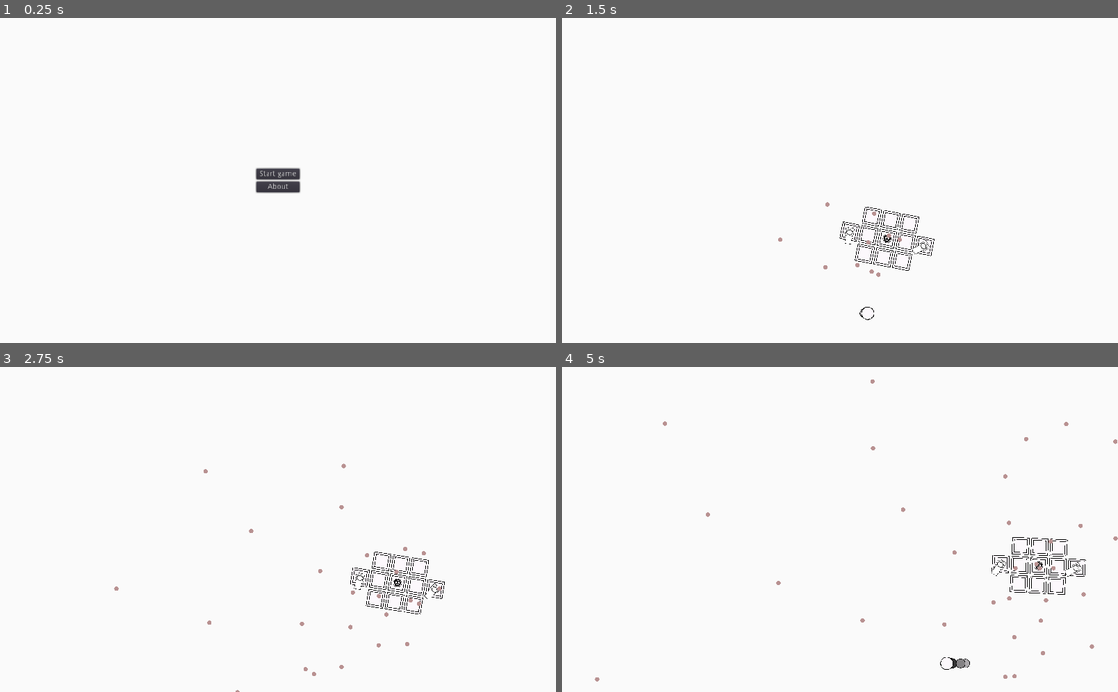
Above: before the commit, frames 1-4 (two rows, left to right).
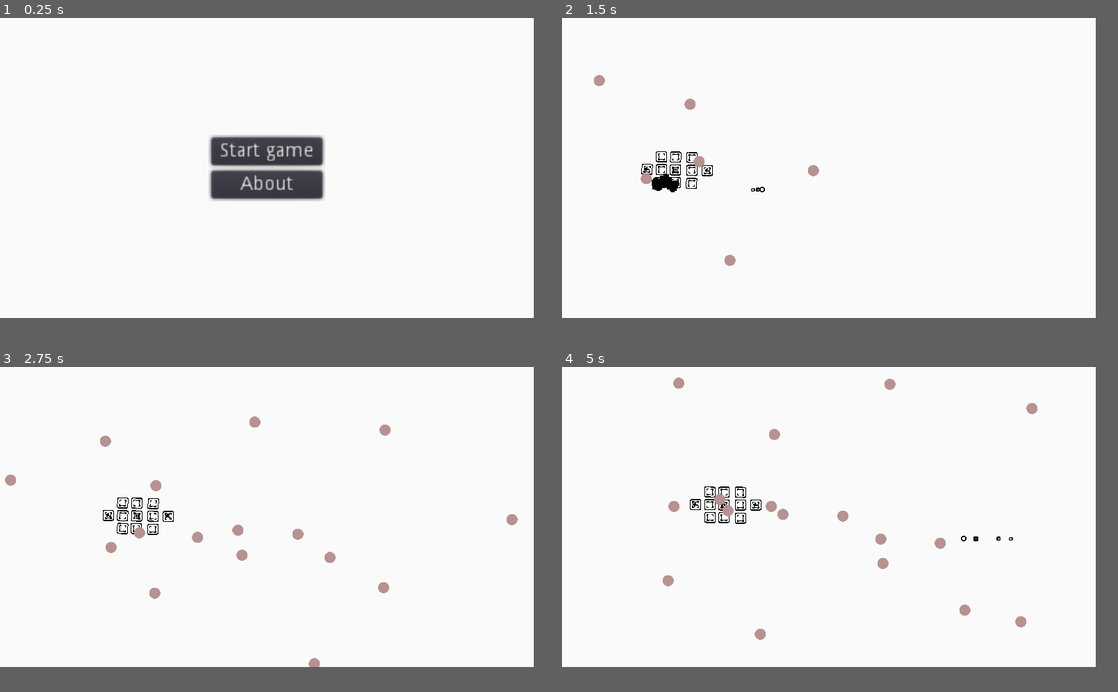
Above: after the commit, the same moments.

Repository: rrebane/ggj-2021-bullet-hell
Game: Godot game, scene res://menus/MainMenu.tscn
Two runs of this game, one before a commit and one after it. Both use one fixed random seed, a clock stepped at 60 frames per second and the inputs below.
Inputs:
- Up to frame 1 (0.25 s): no input
- Up to frame 2 (1.5 s): click "Start game" at 0.5 s; hold Right (right) from 1.28 s (still down); hold Shift (dash) from 1.28 s (still down)
- Up to frame 3 (2.75 s): release Right (right) at 2.03 s; release Shift (dash) at 2.03 s; hold Down (down) from 2.03 s (still down); tap Shift (dash) at 2.1 s
- Up to frame 4 (5 s): release Down (down) at 2.78 s; hold Right (right) 2.78-3.53 s; hold Shift (dash) 2.78-3.53 s; hold Up (up) 3.53-4.28 s; tap Shift (dash) at 3.6 s; hold Left (left) from 4.28 s (still down); hold Shift (dash) from 4.28 s (still down)
In our replay, the window is 800x468 before the commit and 768x432 after it. These sizes can differ from the game's own. Grey fills any space a smaller window leaves; there, only what the larger window draws over its background counts as a difference.

The runs differ from the first frame. In frame 1, 3.9% of the frame differs, in the area x 37-59%, y 35-57%; in frame 2, 1.4%; in frame 3, 1.8%; in frame 4, 2.1%.

Commit message:
Change reso to 384x216, re-do sprites

Diff:
--- a/enemies/TutorialBoss.tscn
+++ b/enemies/TutorialBoss.tscn
@@ -13,31 +13,31 @@
 fire_rate = 0.2
 
 [node name="BlankModule" parent="." instance=ExtResource( 3 )]
-position = Vector2( -35, 0 )
+position = Vector2( -10.0778, -0.018116 )
 
 [node name="BlankModule8" parent="." instance=ExtResource( 3 )]
-position = Vector2( 35, 35 )
+position = Vector2( 11.8072, 9.42654 )
 
 [node name="BlankModule7" parent="." instance=ExtResource( 3 )]
-position = Vector2( 35, -35 )
+position = Vector2( 11.7632, -9.13018 )
 
 [node name="BlankModule6" parent="." instance=ExtResource( 3 )]
-position = Vector2( 0, -35 )
+position = Vector2( -0.0545397, -9.23903 )
 
 [node name="BlankModule5" parent="." instance=ExtResource( 3 )]
-position = Vector2( 0, 35 )
+position = Vector2( 0.0265844, 9.06371 )
 
 [node name="BlankModule4" parent="." instance=ExtResource( 3 )]
-position = Vector2( -35, 35 )
+position = Vector2( -9.91089, 9.20884 )
 
 [node name="BlankModule3" parent="." instance=ExtResource( 3 )]
-position = Vector2( -35, -35 )
+position = Vector2( -10.227, -9.23903 )
 
 [node name="BlankModule2" parent="." instance=ExtResource( 3 )]
-position = Vector2( 35, 0 )
+position = Vector2( 11.8628, 0 )
 
 [node name="SingleGunModule" parent="." instance=ExtResource( 4 )]
-position = Vector2( -70, 0 )
+position = Vector2( -20.4056, 0 )
 
 [node name="SingleGunModule2" parent="." instance=ExtResource( 4 )]
-position = Vector2( 70, 0 )
+position = Vector2( 22.815, -0.108693 )
--- a/enemy_modules/BlankModule.tscn
+++ b/enemy_modules/BlankModule.tscn
@@ -4,10 +4,10 @@
 [ext_resource path="res://enemy_modules/BlankModule.gd" type="Script" id=2]
 
 [sub_resource type="RectangleShape2D" id=1]
-extents = Vector2( 63.8147, 63.3195 )
+extents = Vector2( 7.69858, 7.54346 )
 
 [sub_resource type="RectangleShape2D" id=2]
-extents = Vector2( 63.0595, 62.9419 )
+extents = Vector2( 7.0853, 7.63107 )
 
 [node name="BlankModule" type="KinematicBody2D"]
 scale = Vector2( 0.25, 0.25 )
--- a/enemy_modules/CoreModule.tscn
+++ b/enemy_modules/CoreModule.tscn
@@ -5,10 +5,10 @@
 [ext_resource path="res://sprites/core.png" type="Texture" id=3]
 
 [sub_resource type="RectangleShape2D" id=1]
-extents = Vector2( 63.8147, 63.3195 )
+extents = Vector2( 7.34811, 7.28062 )
 
 [sub_resource type="RectangleShape2D" id=2]
-extents = Vector2( 63.0595, 62.9419 )
+extents = Vector2( 7.78619, 7.89391 )
 
 [node name="CoreModule" type="KinematicBody2D"]
 scale = Vector2( 0.25, 0.25 )
--- a/enemy_modules/SingleGun.tscn
+++ b/enemy_modules/SingleGun.tscn
@@ -7,6 +7,5 @@
 script = ExtResource( 2 )
 
 [node name="Sprite" type="Sprite" parent="."]
-position = Vector2( 30.5258, -0.179047 )
 rotation = 4.71239
 texture = ExtResource( 1 )
--- a/enemy_modules/SingleGunModule.tscn
+++ b/enemy_modules/SingleGunModule.tscn
@@ -4,11 +4,11 @@
 [ext_resource path="res://sprites/base_module.png" type="Texture" id=2]
 [ext_resource path="res://enemy_modules/SingleGunModule.gd" type="Script" id=3]
 
-[sub_resource type="RectangleShape2D" id=3]
-extents = Vector2( 64.4389, 64.5018 )
+[sub_resource type="RectangleShape2D" id=1]
+extents = Vector2( 8.16, 7.11513 )
 
 [sub_resource type="RectangleShape2D" id=2]
-extents = Vector2( 63.0595, 62.9419 )
+extents = Vector2( 8.29614, 7.79588 )
 
 [node name="SingleGunModule" type="KinematicBody2D"]
 scale = Vector2( 0.25, 0.25 )
@@ -16,7 +16,7 @@
 script = ExtResource( 3 )
 
 [node name="CollisionShape2D" type="CollisionShape2D" parent="."]
-shape = SubResource( 3 )
+shape = SubResource( 1 )
 
 [node name="Graphics" type="Node2D" parent="."]
 
--- a/levels/Level1.tscn
+++ b/levels/Level1.tscn
@@ -6,11 +6,11 @@
 [node name="World" type="Node2D"]
 
 [node name="player" parent="." instance=ExtResource( 2 )]
-position = Vector2( 493.118, 545.159 )
+position = Vector2( 72.5551, 121.733 )
 
 [node name="TutorialBoss" parent="." instance=ExtResource( 1 )]
-position = Vector2( 489.945, 209.432 )
-x_radius = 400.0
-y_radius = 200.0
+position = Vector2( 68.0497, 59.8756 )
+x_radius = 50.0
+y_radius = 50.0
 x_rate = 0.3
 y_rate = 0.15
--- a/menus/MainMenu.tscn
+++ b/menus/MainMenu.tscn
@@ -19,10 +19,10 @@
 }
 
 [node name="VBoxContainer" type="VBoxContainer" parent="CenterContainer"]
-margin_left = 472.0
-margin_top = 278.0
-margin_right = 552.0
-margin_bottom = 322.0
+margin_left = 32.0
+margin_top = 106.0
+margin_right = 112.0
+margin_bottom = 150.0
 
 [node name="StartGame" type="Button" parent="CenterContainer/VBoxContainer"]
 margin_right = 80.0
--- a/player/player.tscn
+++ b/player/player.tscn
@@ -3,17 +3,18 @@
 [ext_resource path="res://sprites/player.png" type="Texture" id=1]
 [ext_resource path="res://player/player.gd" type="Script" id=2]
 
-[sub_resource type="Curve" id=2]
+[sub_resource type="Curve" id=1]
 _data = [ Vector2( 0.0107527, 0.409091 ), 0.0, 0.0, 0, 0, Vector2( 0.971264, 0.331818 ), 0.0, 0.0, 0, 0 ]
 
-[sub_resource type="Gradient" id=3]
+[sub_resource type="Gradient" id=2]
 offsets = PoolRealArray( 0, 0.00662252, 1 )
 colors = PoolColorArray( 0, 0, 0, 1, 0.0596026, 0.0596026, 0.0596026, 1, 1, 1, 1, 1 )
 
-[sub_resource type="CircleShape2D" id=1]
-radius = 23.0
+[sub_resource type="CircleShape2D" id=3]
+radius = 4.41449
 
 [sub_resource type="CircleShape2D" id=4]
+radius = 4.5116
 
 [node name="player" type="KinematicBody2D" groups=[
 "player",
@@ -35,14 +36,14 @@
 spread = 0.0
 gravity = Vector2( 0, 0 )
 initial_velocity = 100.0
-scale_amount_curve = SubResource( 2 )
-color_ramp = SubResource( 3 )
+scale_amount_curve = SubResource( 1 )
+color_ramp = SubResource( 2 )
 
 [node name="Sprite" type="Sprite" parent="Graphics"]
 texture = ExtResource( 1 )
 
 [node name="CollisionShape2D" type="CollisionShape2D" parent="."]
-shape = SubResource( 1 )
+shape = SubResource( 3 )
 
 [node name="EnemyDetector" type="Area2D" parent="."]
 
--- a/project.godot
+++ b/project.godot
@@ -30,6 +30,9 @@
 
 [display]
 
+window/size/width=384
+window/size/height=216
+window/size/fullscreen=true
 window/stretch/mode="2d"
 window/stretch/aspect="keep"
 
Binary file added: sprites/base_module.aseprite
Binary file changed: sprites/base_module.png
Binary file added: sprites/cannon.aseprite
Binary file changed: sprites/cannon.png
Binary file added: sprites/cannon_module.aseprite
Binary file added: sprites/core.aseprite
Binary file changed: sprites/core.png
Binary file added: sprites/core_module.aseprite
Binary file added: sprites/core_module.png
Not shown, added: sprites/core_module.png.import
Binary file changed: sprites/player.aseprite
Binary file changed: sprites/player.png
